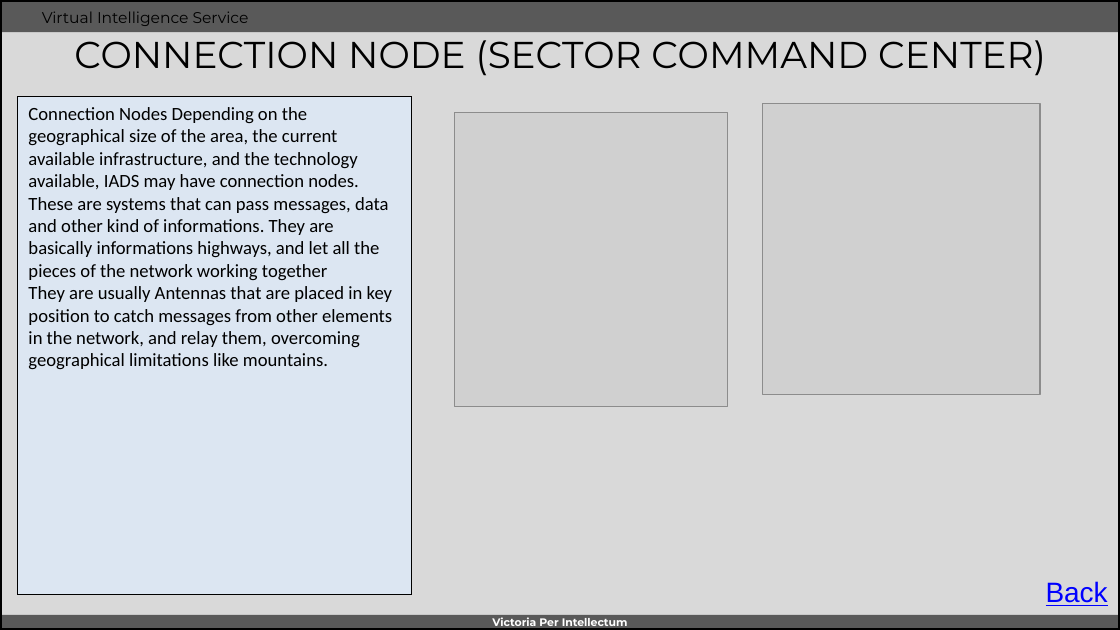
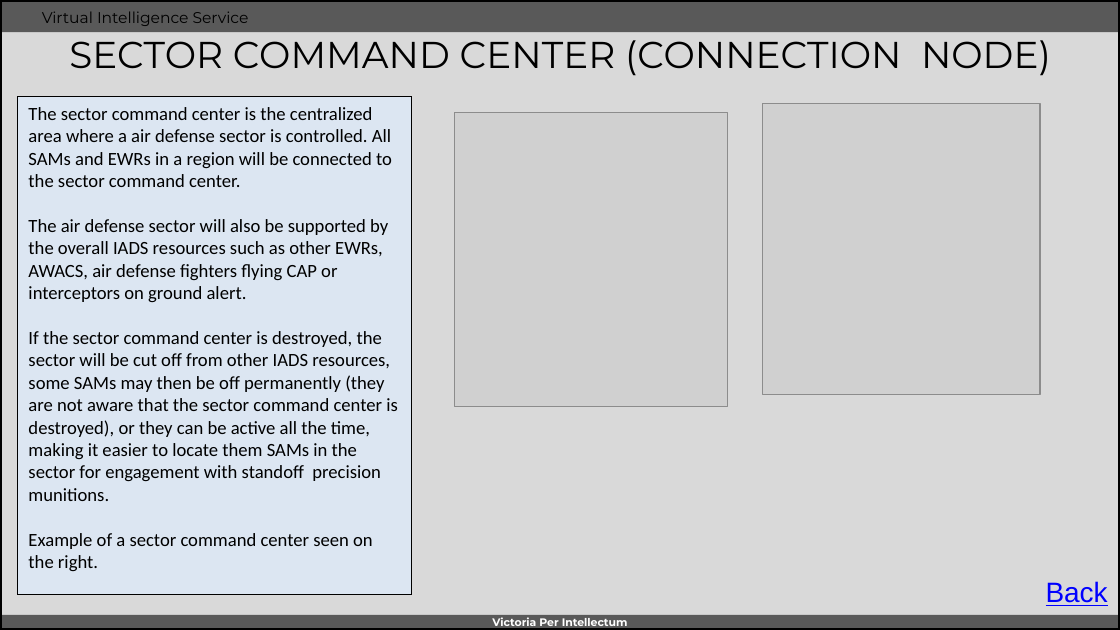
Before and after one commit to 132nd-vWing/VIS, a slide deck: slide 5 of OPAR/INTREP VIS OPAR-002 - Syrian IADS.pptx (slide 8 before the commit). Drawn at 1120x630 pixels with LibreOffice and Linux fonts; fonts in the diff are those of the drawing; grey boxes stand for pictures; background and template pictures are left out. Boxes give left, top, right and bottom in pixels: in the first picture for what was removed or moved away, otherwise in the second. Text is boxed around its words. In the diff, an @@ line names an element or a change of style, - is before the commit and + after.

```diff
--- a/OPAR/INTREP VIS OPAR-002 - Syrian IADS.pptx
+++ b/OPAR/INTREP VIS OPAR-002 - Syrian IADS.pptx
@@ title at (x1=69, y1=40, x2=1051, y2=76): text changed @@
-CONNECTION NODE (SECTOR COMMAND CENTER)
+SECTOR COMMAND CENTER (CONNECTION NODE)
@@ text in rectangle at (x1=28, y1=107, x2=398, y2=571): text changed @@
-Connection Nodes Depending on the geographical size of the area, the current available infrastructure, and the technology available, IADS may have connection nodes.
-These are systems that can pass messages, data and other kind of informations. They are basically informations highways, and let all the pieces of the network working together
-They are usually Antennas that are placed in key position to catch messages from other elements in the network, and relay them, overcoming geographical limitations like mountains.
+The sector command center is the centralized area where a air defense sector is controlled. All SAMs and EWRs in a region will be connected to the sector command center.
+The air defense sector will also be supported by the overall IADS resources such as other EWRs, AWACS, air defense fighters flying CAP or interceptors on ground alert.
+If the sector command center is destroyed, the sector will be cut off from other IADS resources, some SAMs may then be off permanently (they are not aware that the sector command center is destroyed), or they can be active all the time, making it easier to locate them SAMs in the sector for engagement with standoff precision munitions.
+Example of a sector command center seen on the right.
```
Also in this commit, not shown: 6 other slides changed.
